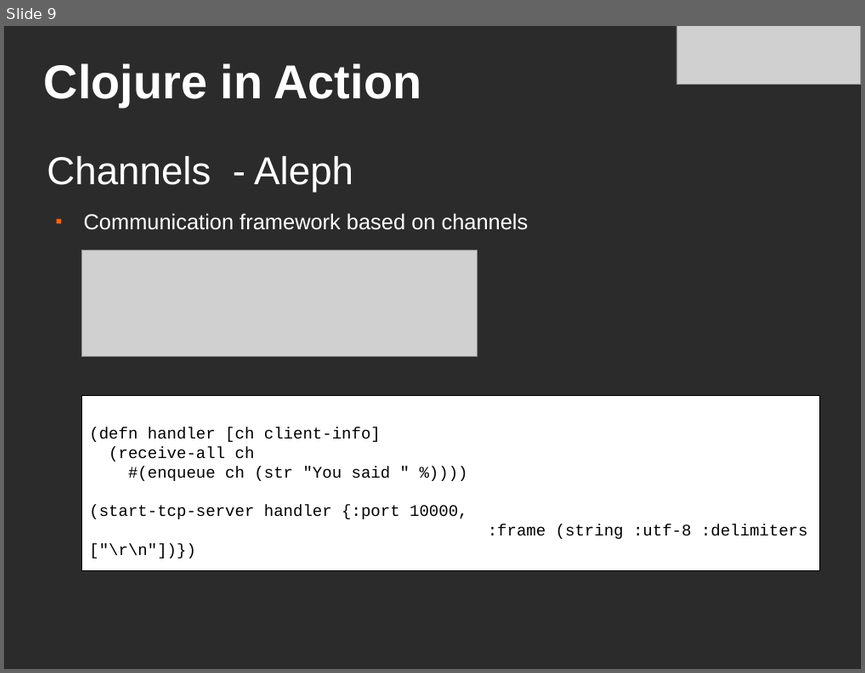
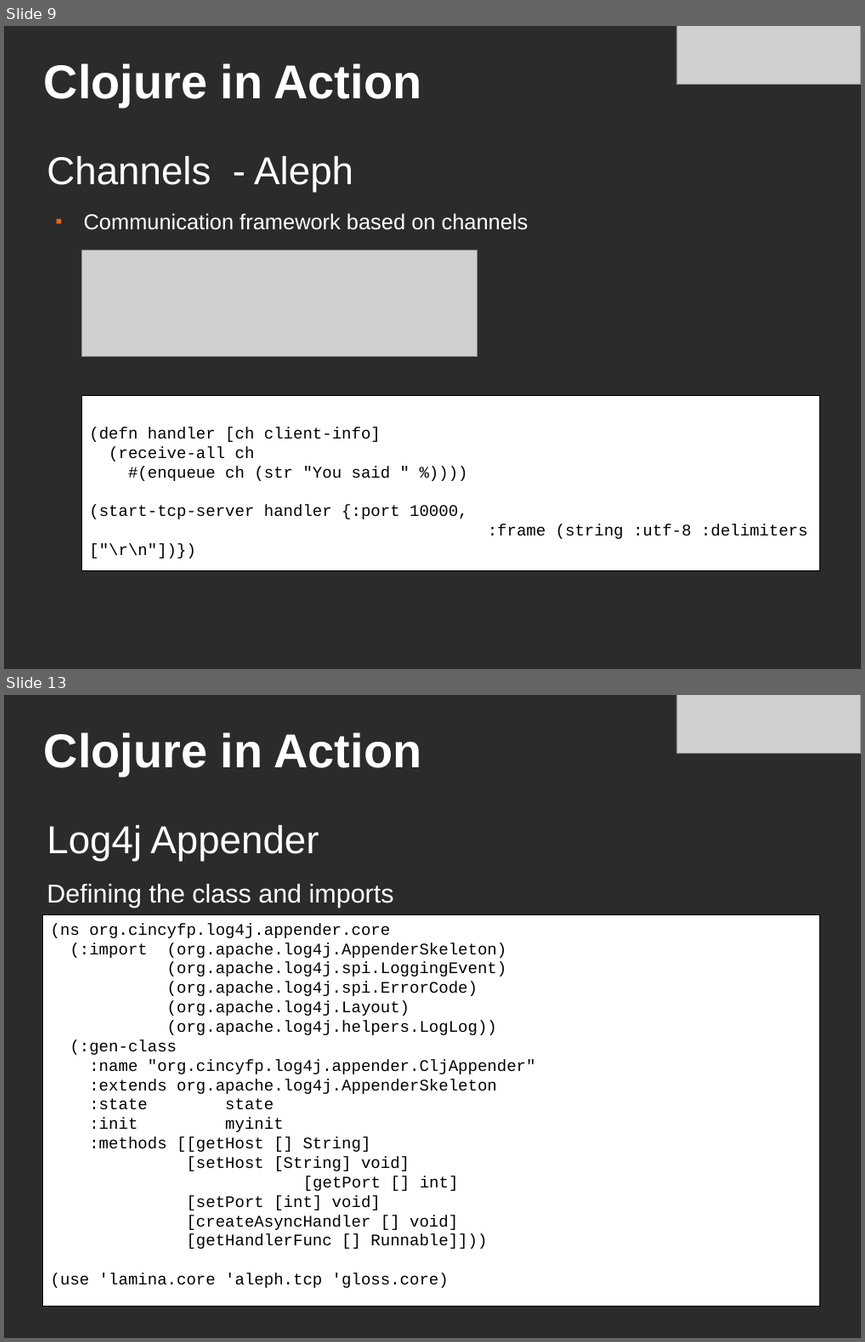
Before and after one commit to cincy-functional-programmers/cincyfp-presentations, a slide deck: jun-2011/clojure-in-action-cincyfp.odp. Shown one above the other, each under a label of ours: slide 9 before the commit, slides 9 and 13 after it; the slides between them are not shown. The pictures are 865x673 and 865x1342 pixels, drawn with LibreOffice and Linux fonts; fonts in the diff are those of the drawing; grey boxes stand for pictures; background and template pictures are left out; a plain dark background stands for a picture behind light text. Boxes give left, top, right and bottom in pixels: in the first picture for what was removed or moved away, otherwise in the second. Text is boxed around its words. In the diff, an @@ line names an element or a change of style, - is before the commit and + after.

```diff
--- a/jun-2011/clojure-in-action-cincyfp.odp
+++ b/jun-2011/clojure-in-action-cincyfp.odp
@@ slide 13 added at bbox=[4, 695, 861, 1338], background picture (left out) @@
@@ picture added at bbox=[676, 695, 861, 754] @@
@@ title added at bbox=[44, 732, 422, 776], 44 pt, text #FFFFFF, bold @@
+Clojure in Action
@@ text added at bbox=[46, 825, 394, 907], 24 pt, text #FFFFFF @@
+Log4j Appender
+Defining the class and imports
@@ rectangle added at bbox=[43, 915, 820, 1306], fill #FFFFFF, outline #000000 0 pt, 15 pt, text #000000 @@
+(ns org.cincyfp.log4j.appender.core
+(:import (org.apache.log4j.AppenderSkeleton)
+(org.apache.log4j.spi.LoggingEvent)
+(org.apache.log4j.spi.ErrorCode)
+(org.apache.log4j.Layout)
+(org.apache.log4j.helpers.LogLog))
+(:gen-class
+:name "org.cincyfp.log4j.appender.CljAppender"
+:extends org.apache.log4j.AppenderSkeleton
+:state state
+:init myinit
+:methods [[getHost [] String]
+[setHost [String] void]
+[getPort [] int]
+[setPort [int] void]
+[createAsyncHandler [] void]
+[getHandlerFunc [] Runnable]]))
+(use 'lamina.core 'aleph.tcp 'gloss.core)
```
Also in this commit, not shown: 2 slides changed, 5 other slides added, 2 slides removed.
